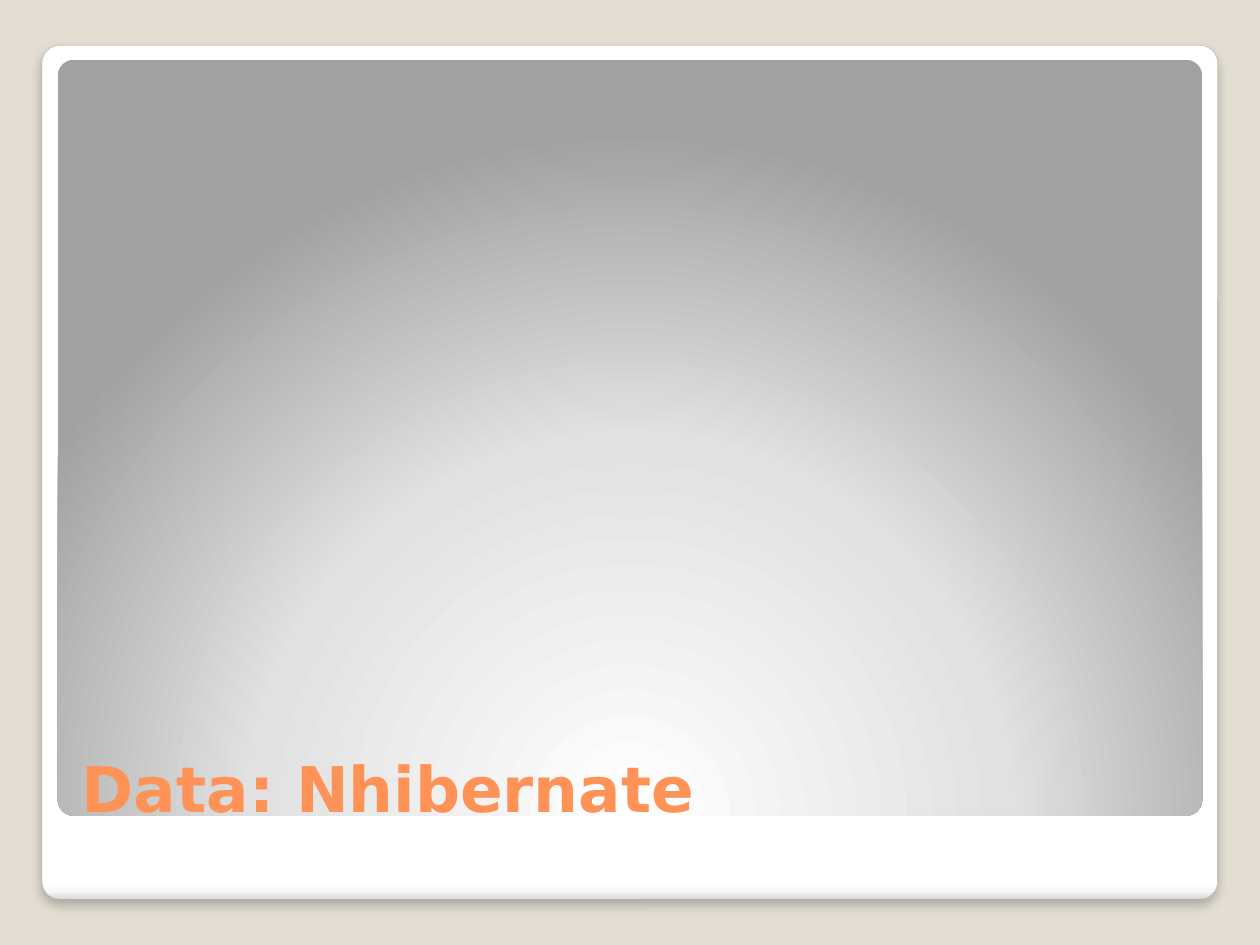
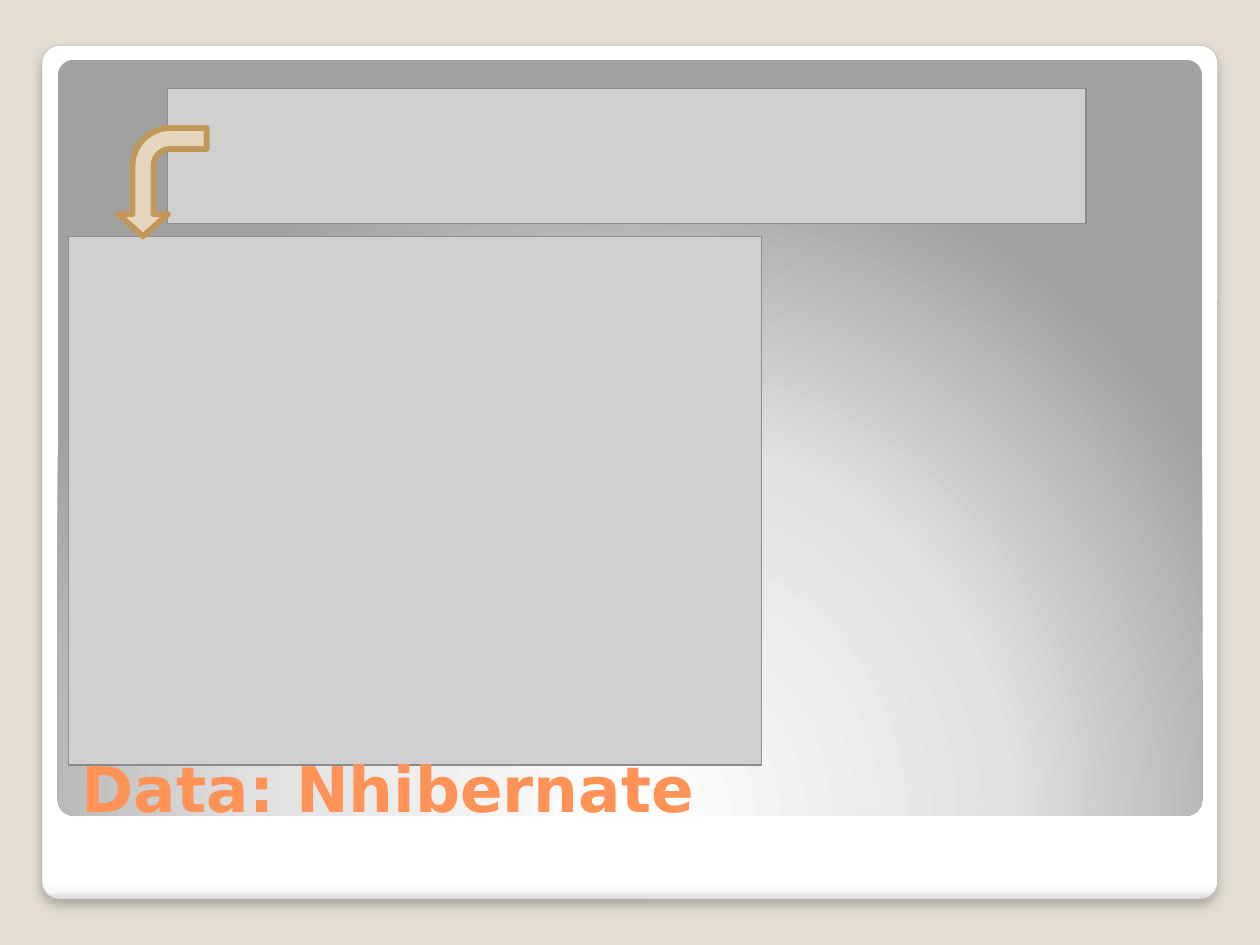
Before and after one commit to michelgrootjans/dkvlessonslearned, a slide deck: slide 9 of slides/Technical Session/Lessons learned.pptx. Drawn at 1260x945 pixels with LibreOffice and Linux fonts; fonts in the diff are those of the drawing; grey boxes stand for pictures. Boxes give left, top, right and bottom in pixels: in the first picture for what was removed or moved away, otherwise in the second. Text is boxed around its words. In the diff, an @@ line names an element or a change of style, - is before the commit and + after.

```diff
--- a/slides/Technical Session/Lessons learned.pptx
+++ b/slides/Technical Session/Lessons learned.pptx
@@ picture added at box(168, 88, 1086, 223) @@
@@ bent arrow added at box(118, 127, 207, 236), fill #E6D6BD, outline #C19859 3.35 pt @@
@@ picture added at box(69, 236, 762, 765) @@
```
Also in this commit, not shown: 3 other slides changed, 2 slides added.
